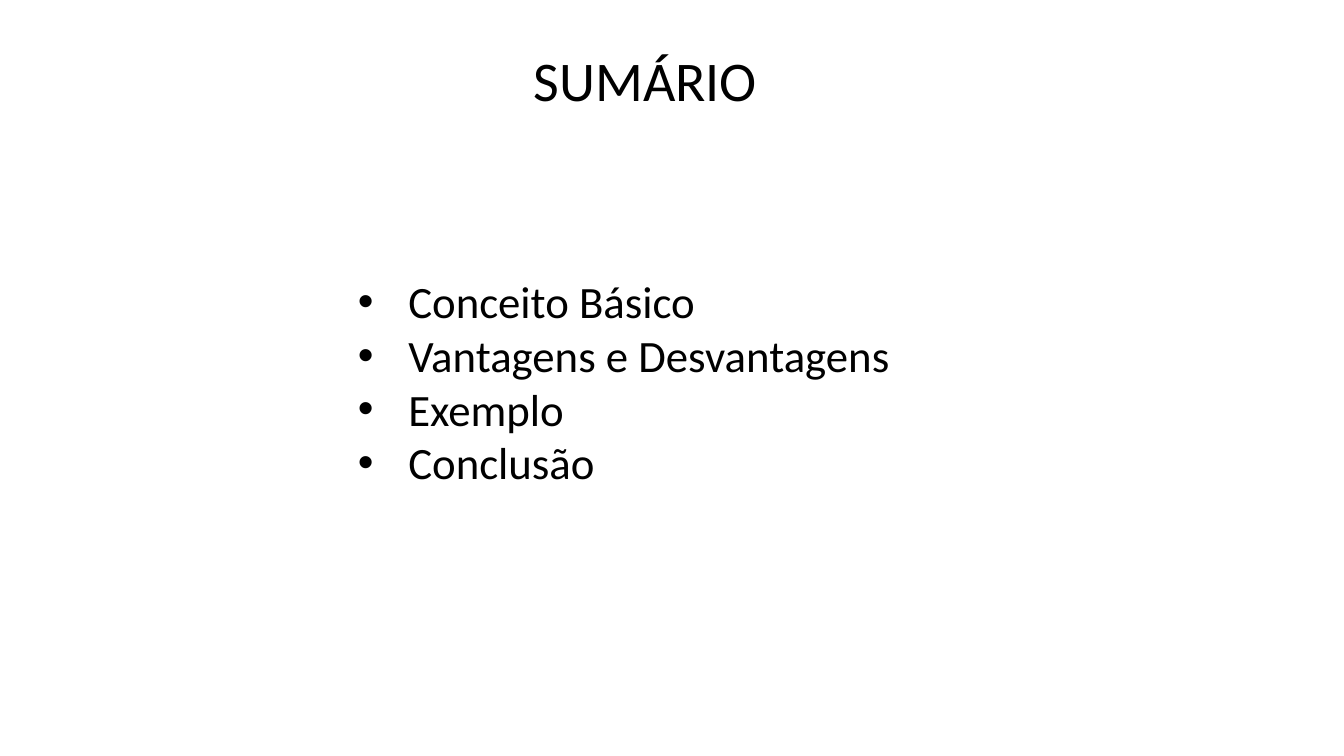
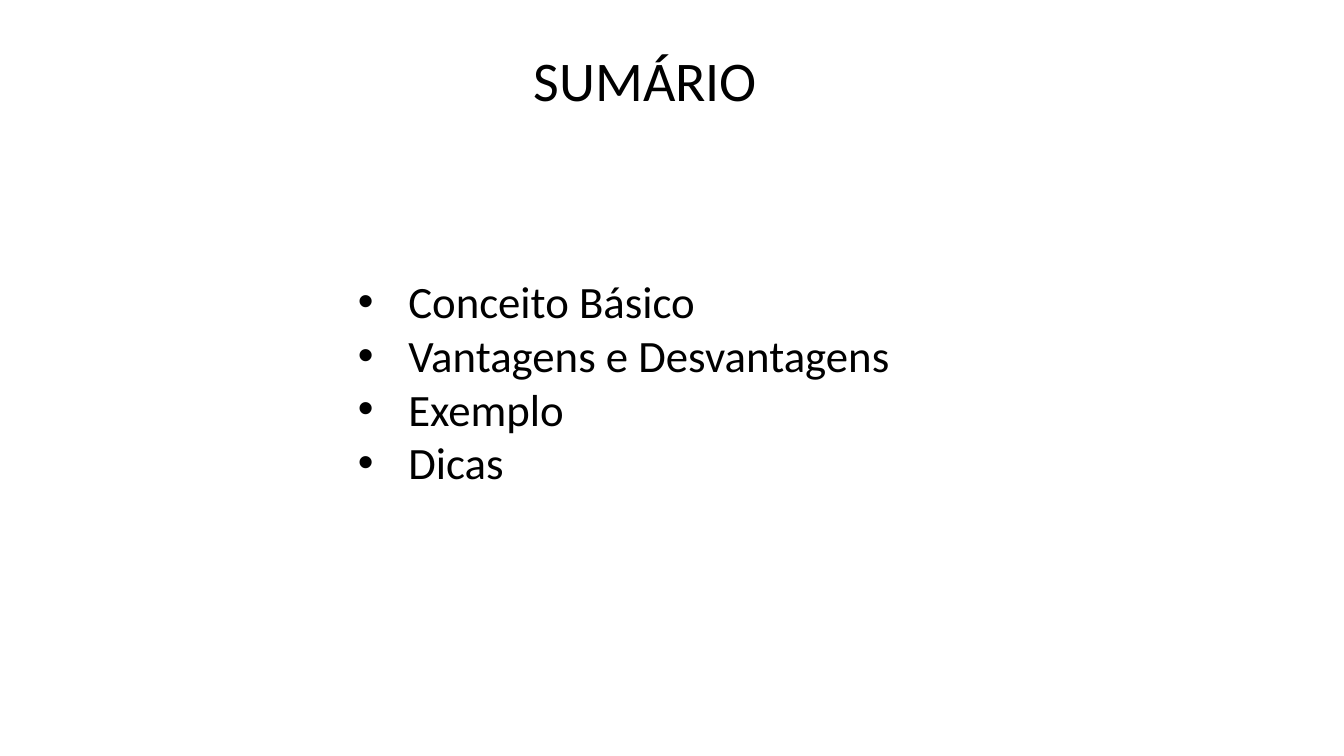
Before and after one commit to ricardohtakuno/Pair-Programming, a slide deck: slide 2 of Apresentação-PairProgramming.pptx. Drawn at 1344x756 pixels with LibreOffice and Linux fonts; fonts in the diff are those of the drawing. Boxes give left, top, right and bottom in pixels: in the first picture for what was removed or moved away, otherwise in the second. Text is boxed around its words. In the diff, an @@ line names an element or a change of style, - is before the commit and + after.

```diff
--- a/Apresentação-PairProgramming.pptx
+++ b/Apresentação-PairProgramming.pptx
@@ text at (408, 448, 503, 480): text changed @@
-• Conclusão
+• Dicas
```
Also in this commit, not shown: 3 other slides changed, 6 slides added, 1 slide removed, 2 other files.
